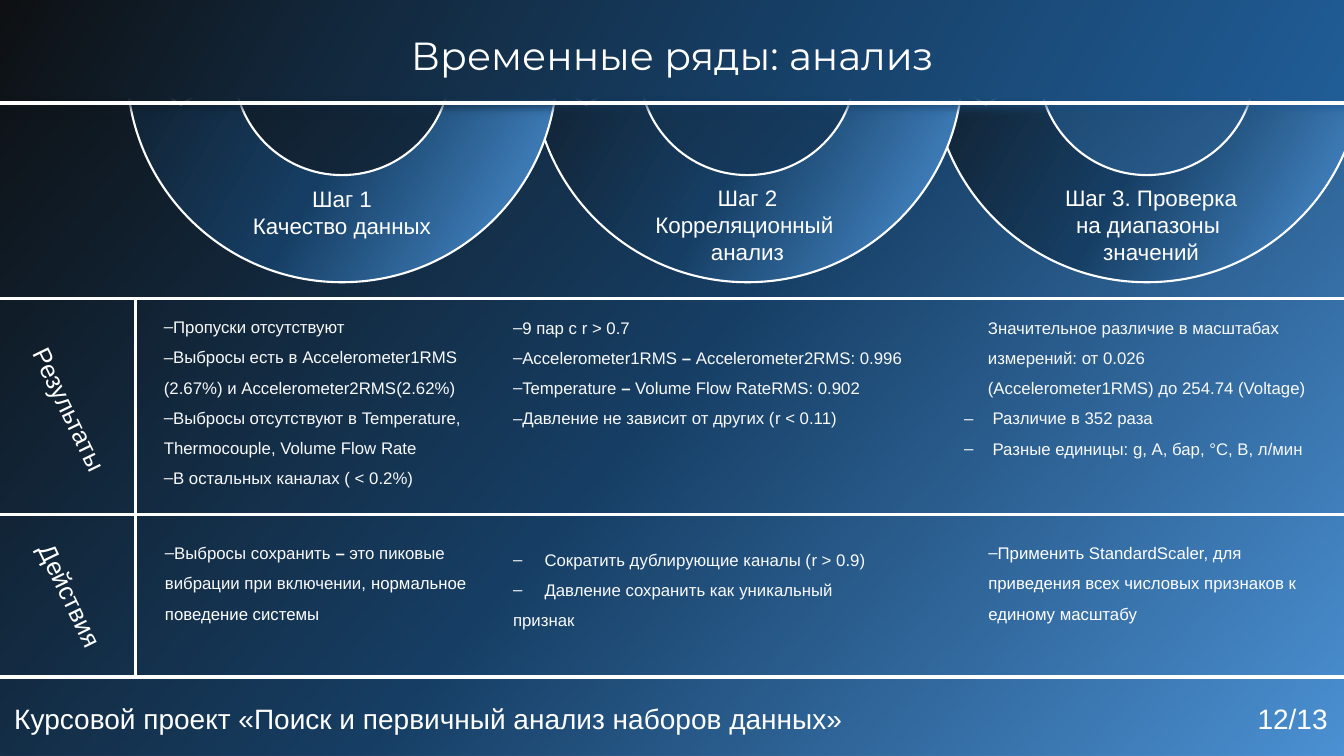
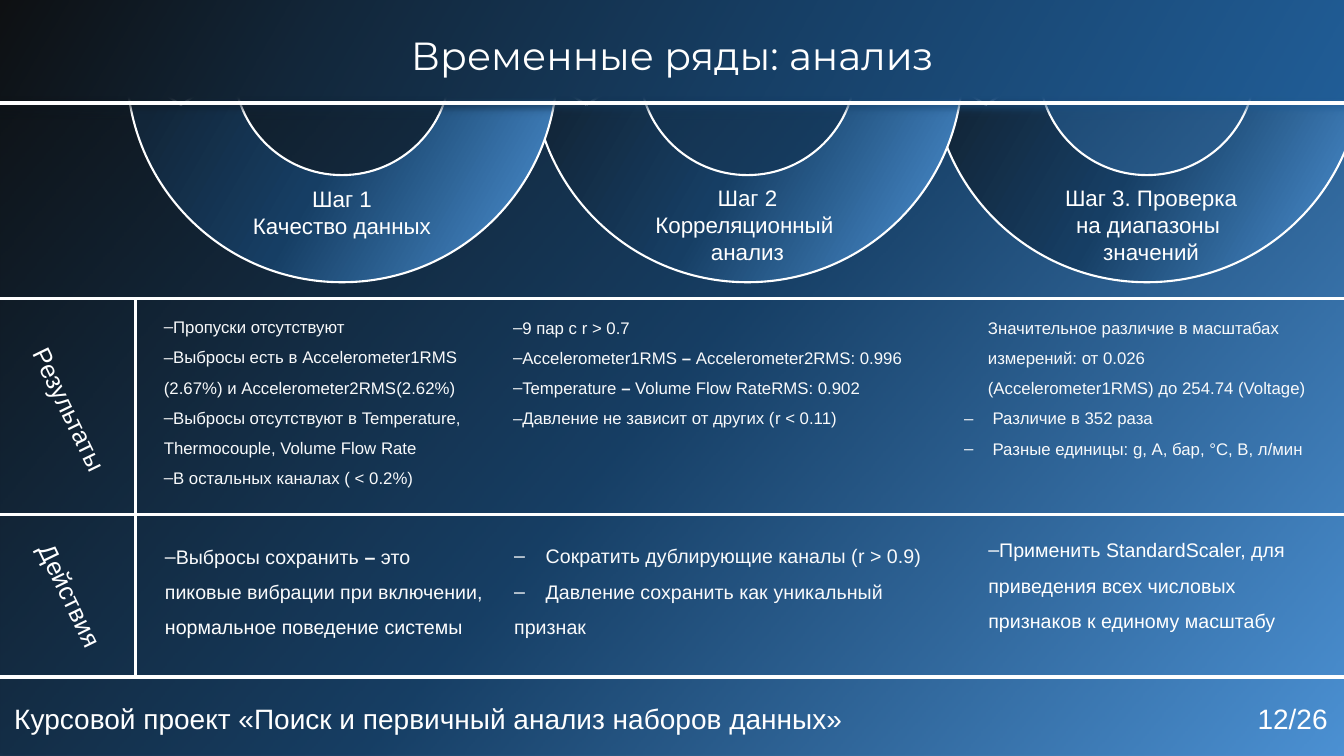
Before and after one commit to KaKTyZV/KYRSOVAIA_RABOTA, a slide deck: slide 12 of БобыкинВА_ЕТ141_курсовой_проект.pptx. Drawn at 1344x756 pixels with LibreOffice and Linux fonts; fonts in the diff are those of the drawing. Boxes give left, top, right and bottom in pixels: in the first picture for what was removed or moved away, otherwise in the second. Text is boxed around its words. In the diff, an @@ line names an element or a change of style, - is before the commit and + after.

```diff
--- a/БобыкинВА_ЕТ141_курсовой_проект.pptx
+++ b/БобыкинВА_ЕТ141_курсовой_проект.pptx
@@ size 12 to 14 pt in 3 elements at (514, 548, 921, 638), (988, 542, 1285, 632), (165, 549, 482, 638) @@
@@ page number at (1258, 708, 1328, 730): text changed @@
-12/13
+12/26
```
Also in this commit, not shown: 11 other slides changed, 21 slides added, 1 slide removed.
